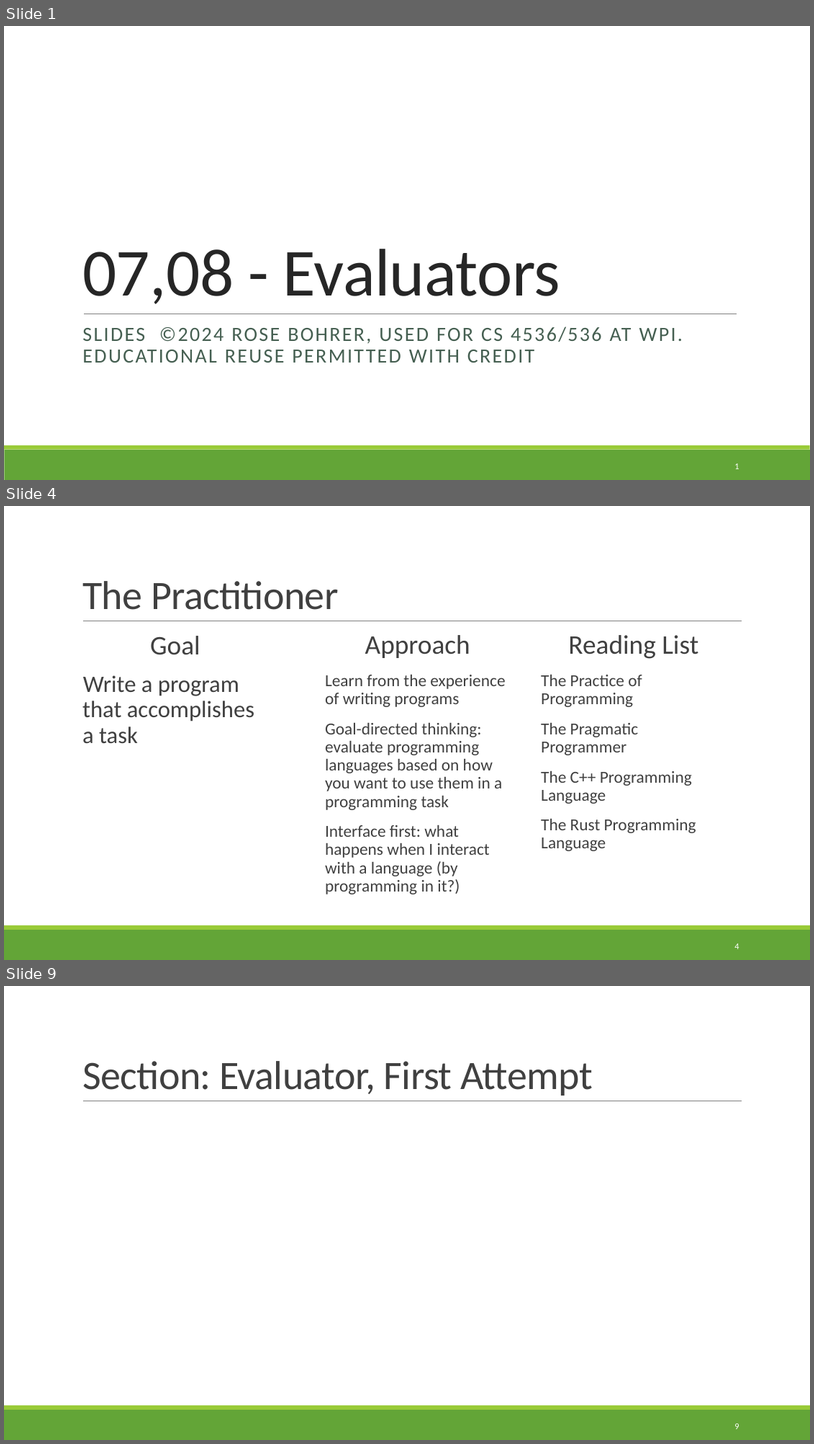
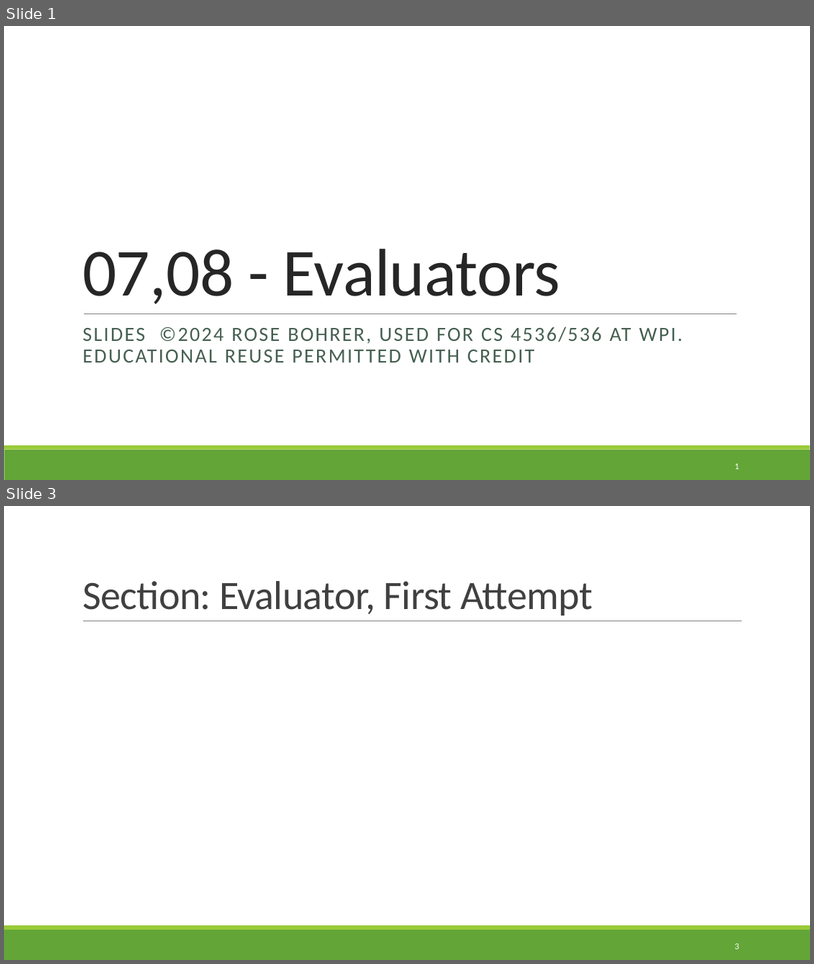
Before and after one commit to rbohrer/pl-course, a slide deck: LectureSlides/0708Evaluators.pptx. Shown one above the other, each under a label of ours: slides 1, 4 and 9 before the commit, slides 1 and 3 after it; the slides between them are not shown. The pictures are 814x1444 and 814x964 pixels, drawn with LibreOffice and Linux fonts; fonts in the diff are those of the drawing. Boxes give left, top, right and bottom in pixels: in the first picture for what was removed or moved away, otherwise in the second. Text is boxed around its words. In the diff, an @@ line names an element or a change of style, - is before the commit and + after.

```diff
--- a/LectureSlides/0708Evaluators.pptx
+++ b/LectureSlides/0708Evaluators.pptx
@@ slide 4 removed at (x1=4, y1=506, x2=810, y2=960), background #FFFFFF; not listed: 3 template elements that a slide beside it also shows @@
@@ title removed at (x1=82, y1=581, x2=339, y2=610) @@
-The Practitioner
@@ text removed at (x1=325, y1=635, x2=505, y2=894) @@
-  Approach
-  Learn from the experience of writing programs
-  Goal-directed thinking: evaluate programming languages based on how you want to use them in a programming task
-  Interface first: what happens when I interact with a language (by programming in it?)
@@ text removed at (x1=541, y1=635, x2=699, y2=830) @@
-  Reading List
-  The Practice of Programming
-  The Pragmatic Programmer
-  The C++ Programming Language
-  The Rust Programming Language
@@ text removed at (x1=82, y1=636, x2=255, y2=744) @@
-  Goal
-  Write a program that accomplishes a task
@@ page number removed at (x1=735, y1=943, x2=739, y2=949) @@
-4
@@ what was slide 9 is now slide 3 @@
@@ page number at (x1=735, y1=943, x2=739, y2=949): text changed @@
-9
+3
```
Also in this commit, not shown: 3 slides changed, 5 other slides removed.
